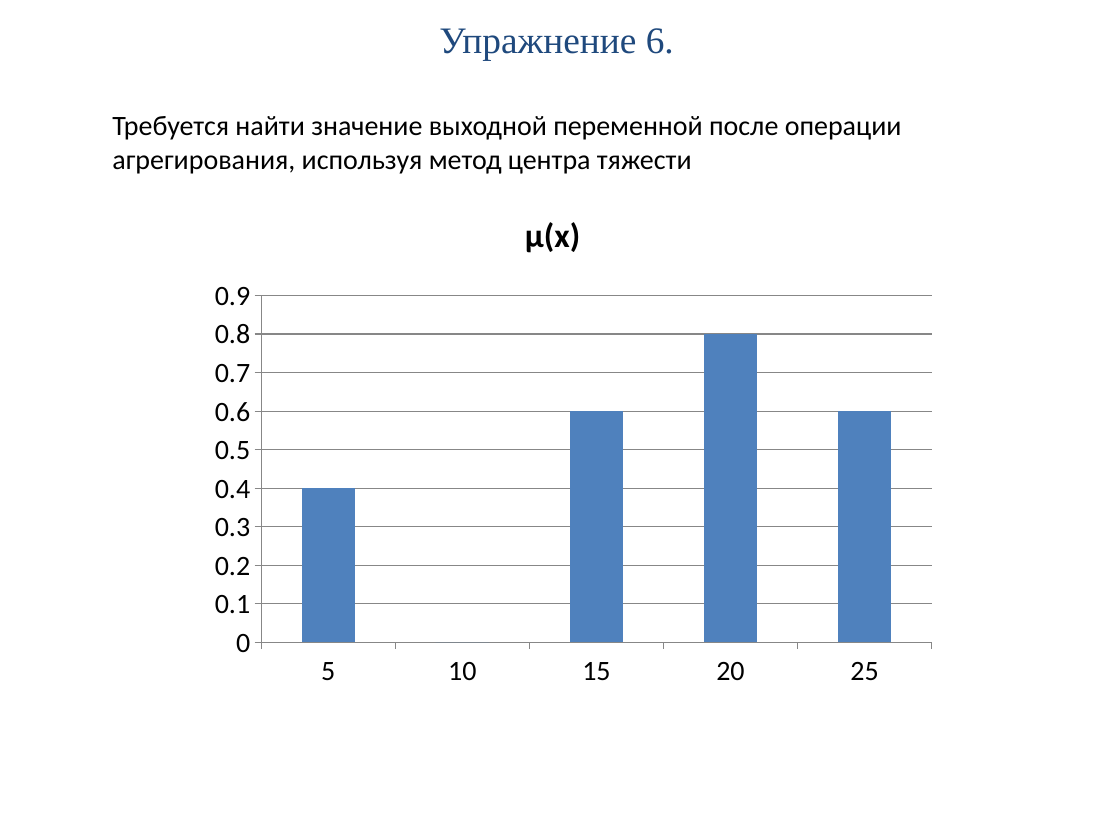
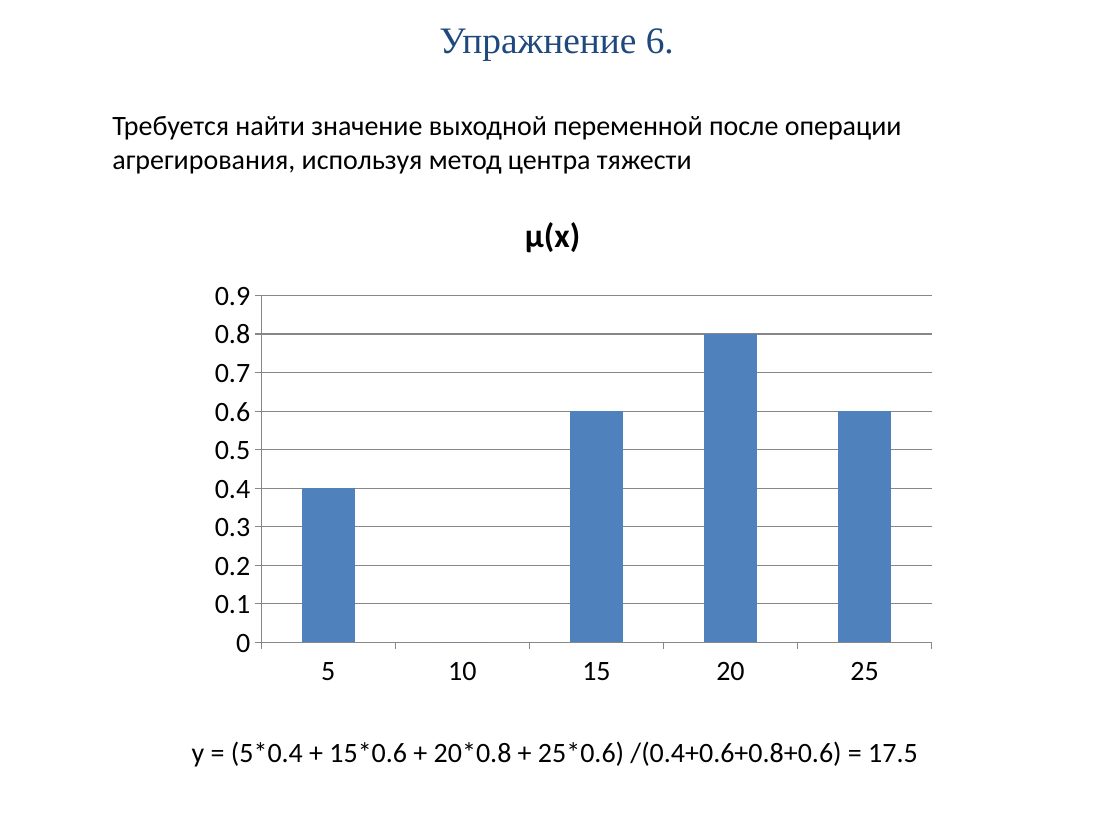
Before and after one commit to PPPoE15/MASTER, a slide deck: slide 21 of 2_sem/ISU/practice/ИСУ_практ_3.pptx (slide 26 before the commit). Drawn at 1120x840 pixels with LibreOffice and Linux fonts; fonts in the diff are those of the drawing. Boxes give left, top, right and bottom in pixels: in the first picture for what was removed or moved away, otherwise in the second. Text is boxed around its words. In the diff, an @@ line names an element or a change of style, - is before the commit and + after.

```diff
--- a/2_sem/ISU/practice/ИСУ_практ_3.pptx
+++ b/2_sem/ISU/practice/ИСУ_практ_3.pptx
@@ text added at bbox=[192, 741, 918, 767], 18 pt, text #000000 @@
+y = (5*0.4 + 15*0.6 + 20*0.8 + 25*0.6) /(0.4+0.6+0.8+0.6) = 17.5
```
Also in this commit, not shown: 4 other slides changed, 7 slides removed, 8 other files.
